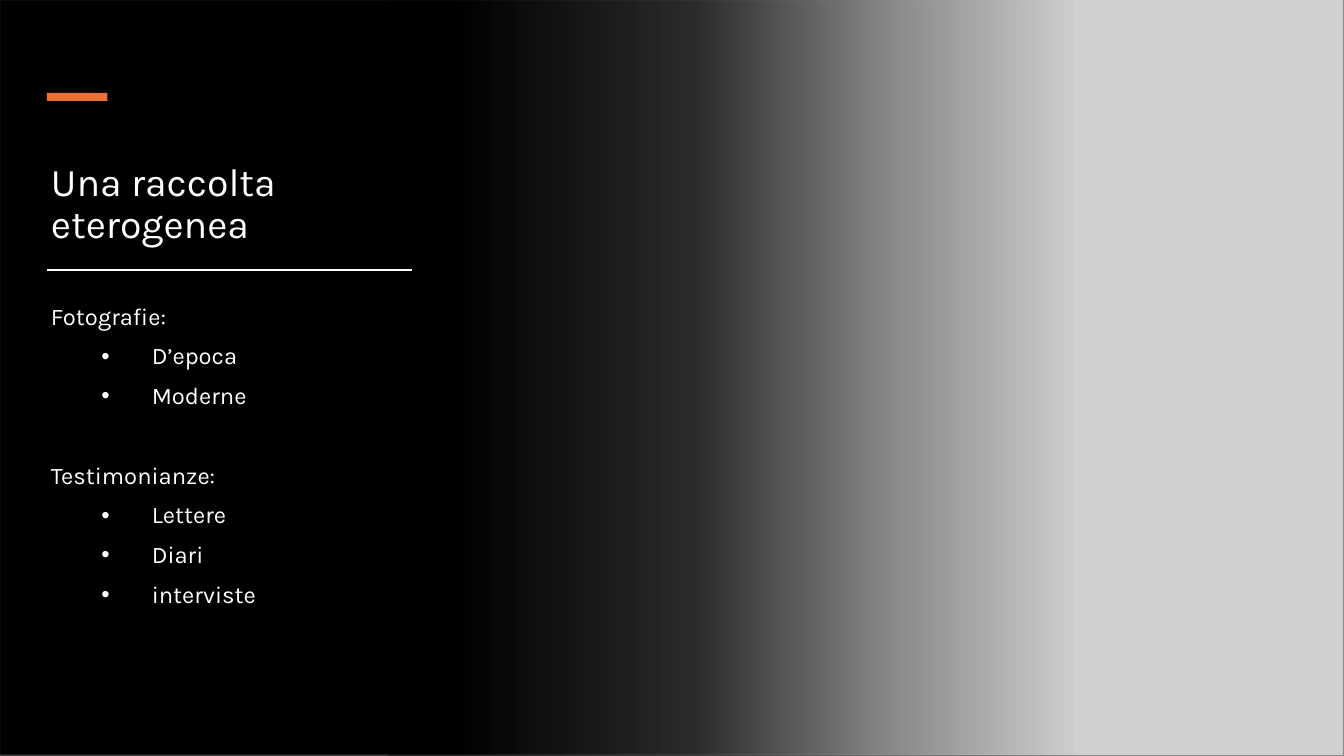
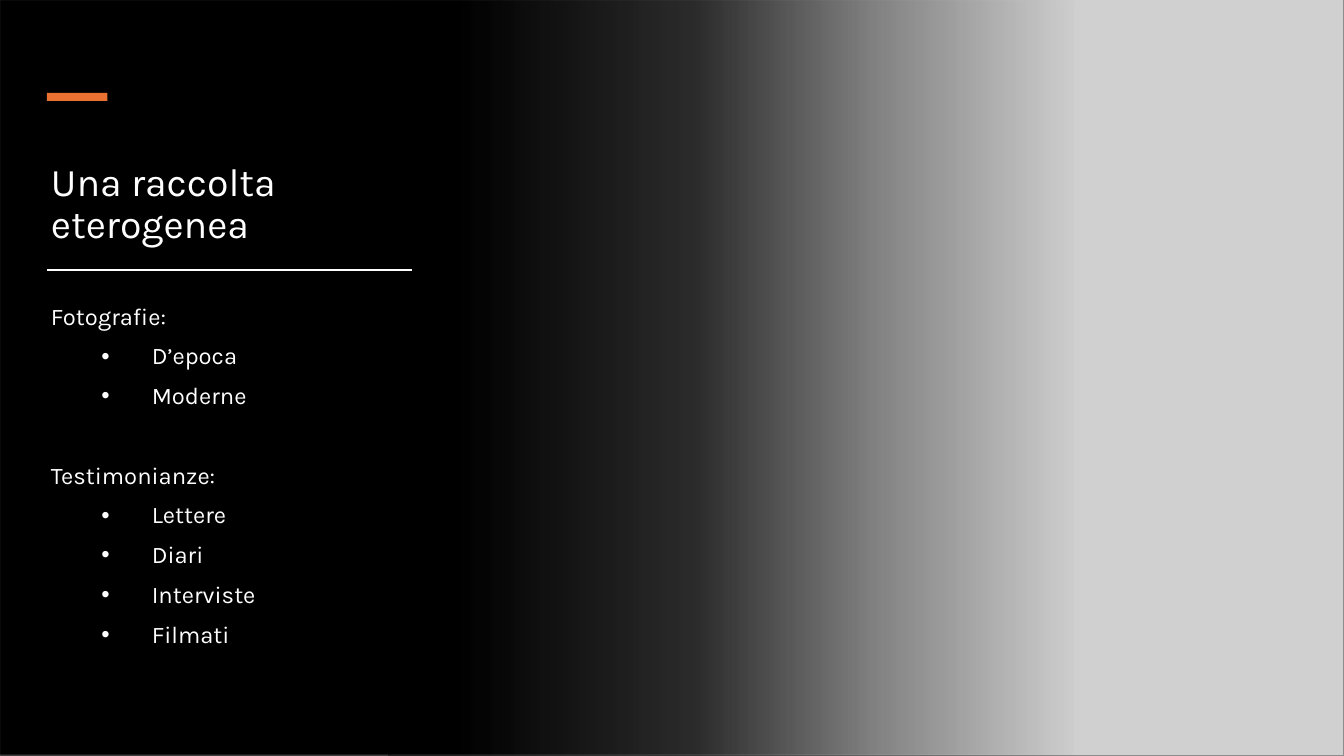
Before and after one commit to AndreF560/La-Guerra-Bianca, a slide deck: slide 4 of Presentazione esame.pptx. Drawn at 1344x756 pixels with LibreOffice and Linux fonts; fonts in the diff are those of the drawing; grey boxes stand for pictures. Boxes give left, top, right and bottom in pixels: in the first picture for what was removed or moved away, otherwise in the second. Text is boxed around its words. In the diff, an @@ line names an element or a change of style, - is before the commit and + after.

```diff
--- a/Presentazione esame.pptx
+++ b/Presentazione esame.pptx
@@ text at (152, 586, 256, 644): text changed @@
-  • interviste
+  • Interviste
+  • Filmati
```
Also in this commit, not shown: 1 other slide changed.
